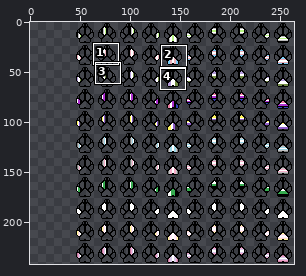
Edited in one commit: sprite sheet (assets/img/gender_paws.png). The first picture is a wide view before the edit; the outline marks the close-up.
Close-up. Before the edit:
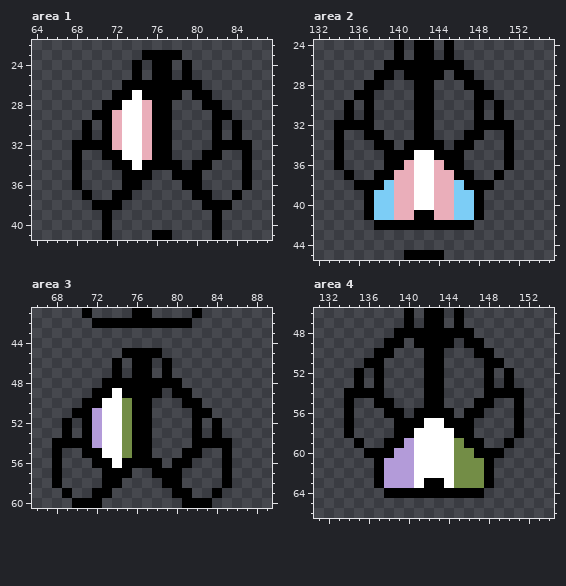
The file is 220x242 pixels. Shown: area 1: x 64..87, y 22..41; area 2: x 132..155, y 24..45; area 3: x 66..89, y 41..60; area 4: x 131..154, y 46..66. The old version is drawn lined up with the new one, on the new canvas. The commit also changed other parts of the picture, which this record leaves out.
Once edited:
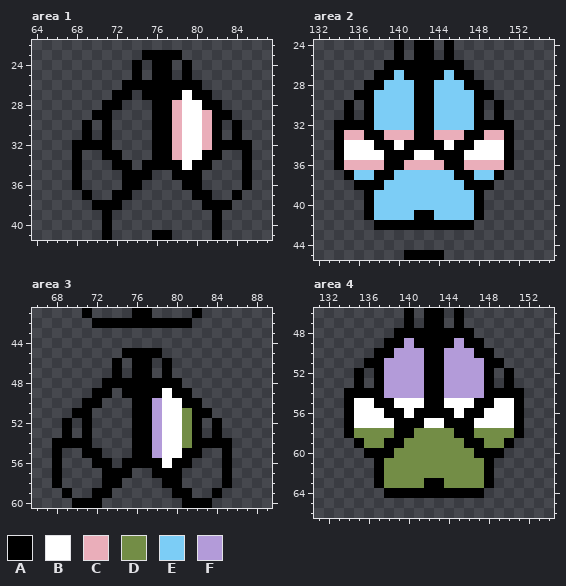
Palette (. is transparent): A #000000  B #ffffff  C #eaaeba  D #738d46  E #7ccdf6  F #b39bd9
From old to new:
canvas 220x242 -> 264x242, the old top-left corner now at 44,0
--- area 1
@@ x 70..83 @@
 26 ...AAAAAAAA...
-27 ..AABAAAA.AA..
-28 .AABBCAA...AA.
-29 AACBBCAA....AA
-30 .ACBBCAA....A.
-31 .ACBBCAA....A.
-32 AACBBCAA....AA
-33 .AABBCAA...AA.
-34 ..AABAAAA.AA..
+27 ..AA.AAAABAA..
+28 .AA...AACBBAA.
+29 AA....AACBBCAA
+30 .A....AACBBCA.
+31 .A....AACBBCA.
+32 AA....AACBBCAA
+33 .AA...AACBBAA.
+34 ..AA.AAAABAA..
 35 ...AAA..AAA...
--- area 2
@@ x 132..155 @@
 26 .......AAAAAAAA.........
-27 ......AA.AAAA.AA........
-28 .....AA...AA...AA.......
-29 ....AA....AA....AA......
-30 ...A.A....AA....A.A.....
-31 ...A.A....AA....A.A.....
-32 ..AAAA....AA....AAAA....
-33 ..A..AA...AA...AA..A....
-34 ..A...AA.AAAA.AA...A....
-35 ..A....AAABBAAA....A....
-36 ..A....AACBBCAA....A....
-37 ...A..AACCBBCCAA..A.....
-38 ....AAAECCBBCCEAAA......
-39 .....AEECCBBCCEEA.......
-40 .....AEECCBBCCEEA.......
-41 .....AEECCAACCEEA.......
+27 ......AAEAAAAEAA........
+28 .....AAEEEAAEEEAA.......
+29 ....AAEEEEAAEEEEAA......
+30 ...A.AEEEEAAEEEEA.A.....
+31 ...A.AEEEEAAEEEEA.A.....
+32 ..AAAAEEEEAAEEEEAAAA....
+33 ..ACCAACCCAACCCAACCA....
+34 ..ABBBAABAAAABAABBBA....
+35 ..ABBBBAAABBAAABBBBA....
+36 ..ACCCCAACCCCAACCCCA....
+37 ...AEEAAEEEEEEAAEEA.....
+38 ....AAAEEEEEEEEAAA......
+39 .....AEEEEEEEEEEA.......
+40 .....AEEEEEEEEEEA.......
+41 .....AEEEEAAEEEEA.......
 42 ......AAAAAAAAAA........
--- area 3
@@ x 70..83 @@
 48 ...AAAAAAAA...
-49 ..AABAAAA.AA..
-50 .AABBDAA...AA.
-51 AAFBBDAA....AA
-52 .AFBBDAA....A.
-53 .AFBBDAA....A.
-54 AAFBBDAA....AA
-55 .AABBDAA...AA.
-56 ..AABAAAA.AA..
+49 ..AA.AAAABAA..
+50 .AA...AAFBBAA.
+51 AA....AAFBBDAA
+52 .A....AAFBBDA.
+53 .A....AAFBBDA.
+54 AA....AAFBBDAA
+55 .AA...AAFBBAA.
+56 ..AA.AAAABAA..
 57 ...AAA..AAA...
--- area 4
@@ x 131..154 @@
 48 ........AAAAAAAA........
-49 .......AA.AAAA.AA.......
-50 ......AA...AA...AA......
-51 .....AA....AA....AA.....
-52 ....A.A....AA....A.A....
-53 ....A.A....AA....A.A....
-54 ...AAAA....AA....AAAA...
-55 ...A..AA...AA...AA..A...
-56 ...A...AA.AAAA.AA...A...
-57 ...A....AAABBAAA....A...
-58 ...A....AABBBBAA....A...
-59 ....A..AAFBBBBDAA..A....
-60 .....AAAFFBBBBDDAAA.....
-61 ......AFFFBBBBDDDA......
-62 ......AFFFBBBBDDDA......
-63 ......AFFFBAABDDDA......
+49 .......AAFAAAAFAA.......
+50 ......AAFFFAAFFFAA......
+51 .....AAFFFFAAFFFFAA.....
+52 ....A.AFFFFAAFFFFA.A....
+53 ....A.AFFFFAAFFFFA.A....
+54 ...AAAAFFFFAAFFFFAAAA...
+55 ...ABBAABBBAABBBAABBA...
+56 ...ABBBAABAAAABAABBBA...
+57 ...ABBBBAAABBAAABBBBA...
+58 ...ADDDDAADDDDAADDDDA...
+59 ....ADDAADDDDDDAADDA....
+60 .....AAADDDDDDDDAAA.....
+61 ......ADDDDDDDDDDA......
+62 ......ADDDDDDDDDDA......
+63 ......ADDDDAADDDDA......
 64 .......AAAAAAAAAA.......
Pixel boxes of the changes (left, top, right, bottom) in both close-ups:
changed: (112, 90, 212, 170)
changed: (344, 70, 504, 220)
changed: (92, 388, 192, 468)
changed: (354, 338, 514, 488)
